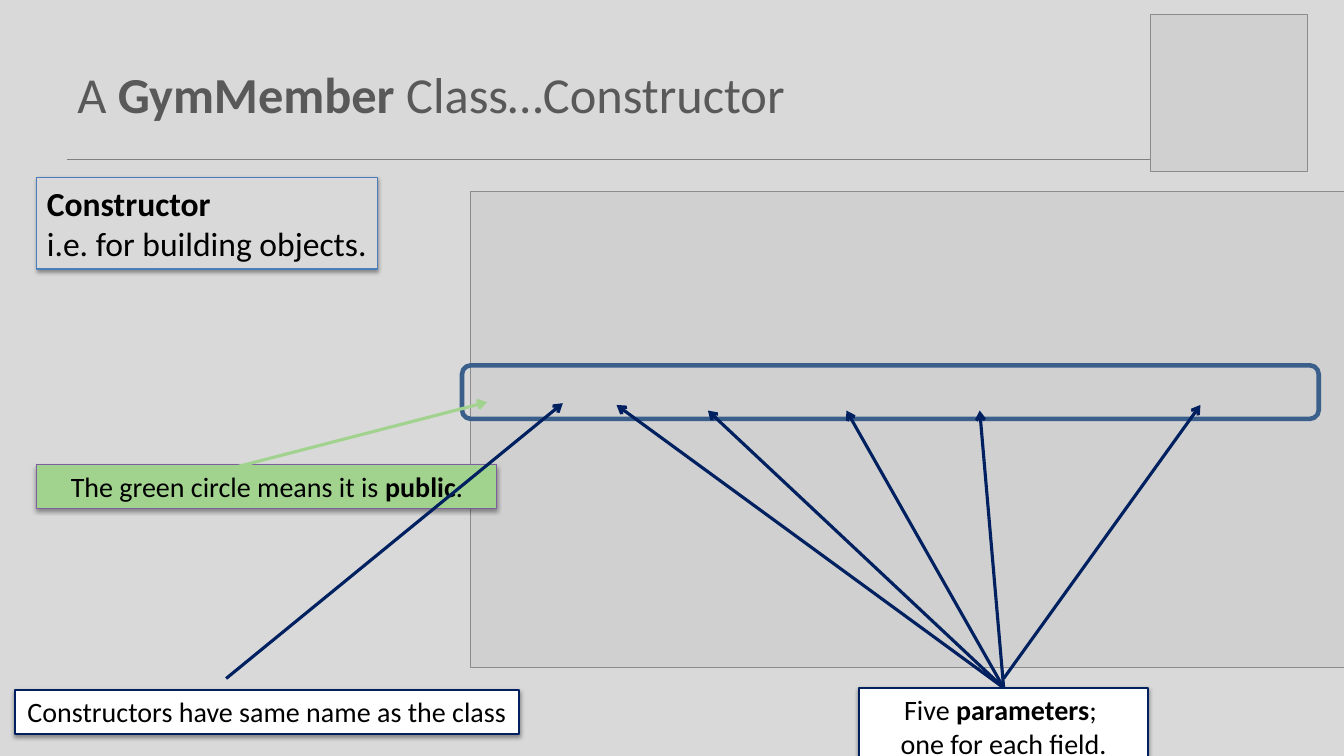
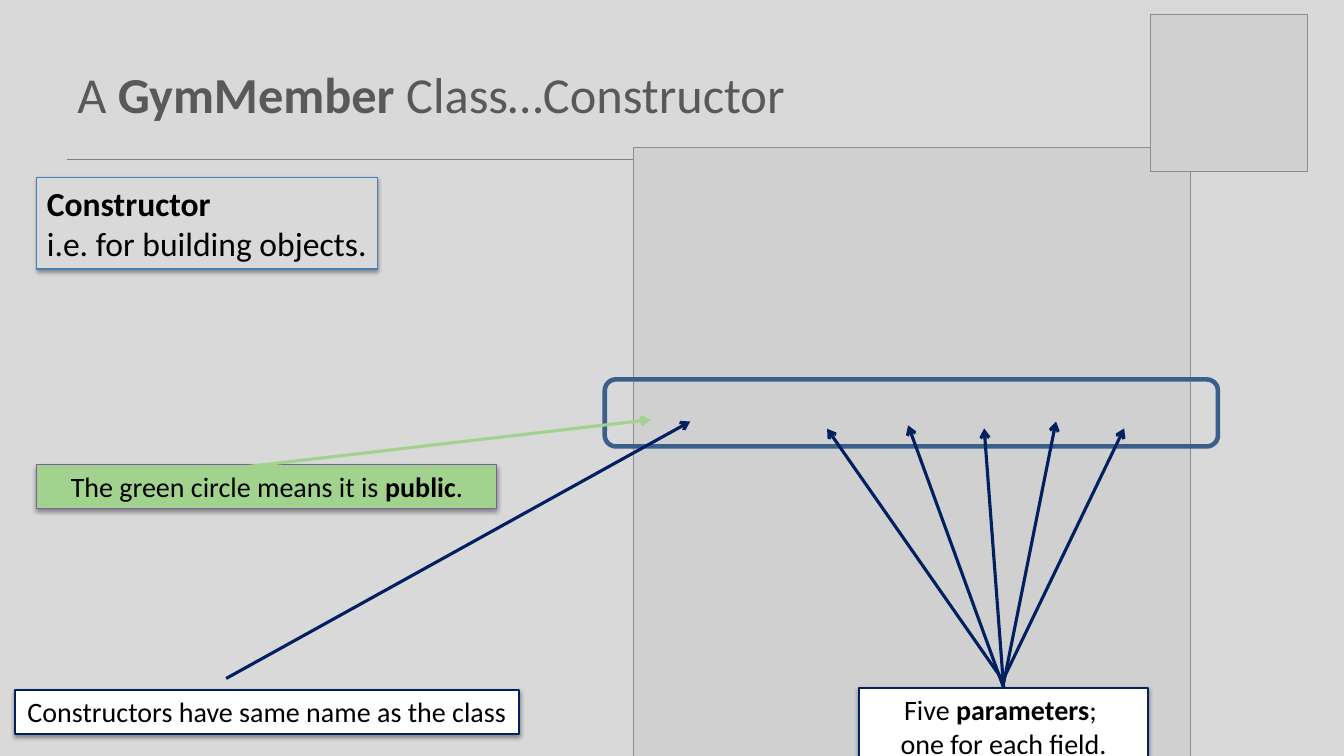
Before and after one commit to Programming-Fundamentals-SETU/prog-fund-1-sept-25, a slide deck: slide 9 of topic08-arrays-of-objects/unit-1/talk-2-gym-app/b-gym-v1.pptx. Drawn at 1344x756 pixels with LibreOffice and Linux fonts; fonts in the diff are those of the drawing; grey boxes stand for pictures. Boxes give left, top, right and bottom in pixels: in the first picture for what was removed or moved away, otherwise in the second. Text is boxed around its words. In the diff, an @@ line names an element or a change of style, - is before the commit and + after.

```diff
--- a/topic08-arrays-of-objects/unit-1/talk-2-gym-app/b-gym-v1.pptx
+++ b/topic08-arrays-of-objects/unit-1/talk-2-gym-app/b-gym-v1.pptx
@@ picture: place and size @@
-picture at box(471, 192, 1344, 666)
+picture at box(634, 148, 1192, 756)
@@ rounded rectangle: place and size @@
-rounded rectangle at box(462, 365, 1319, 418)
+rounded rectangle at box(605, 379, 1218, 447)
@@ arrow moved from (230, 469) - (487, 402) to (230, 469) - (650, 419) @@
@@ arrow moved from (226, 679) - (563, 403) to (226, 679) - (691, 421) @@
@@ arrow moved from (1004, 688) - (617, 405) to (1004, 682) - (828, 429) @@
@@ arrow moved from (1004, 688) - (708, 410) to (1004, 688) - (908, 425) @@
@@ arrow moved from (1004, 688) - (847, 410) to (1004, 688) - (984, 429) @@
@@ arrow moved from (1004, 688) - (980, 410) to (1004, 684) - (1057, 421) @@
@@ arrow moved from (1004, 679) - (1201, 405) to (1004, 679) - (1124, 429) @@
```
Also in this commit, not shown: 9 other slides changed, 42 other files.
